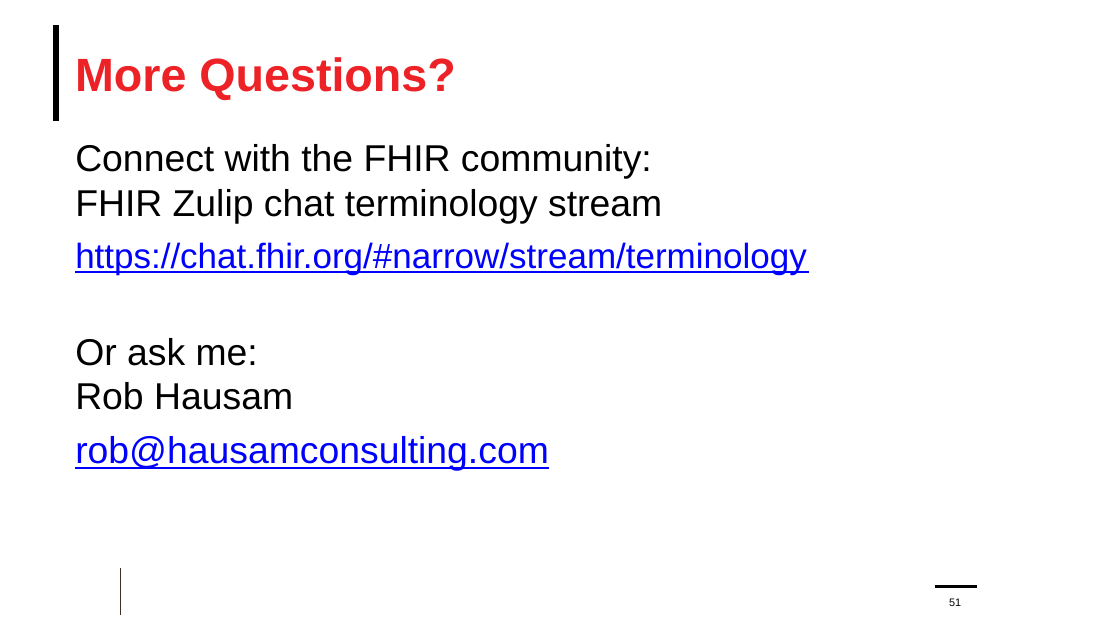
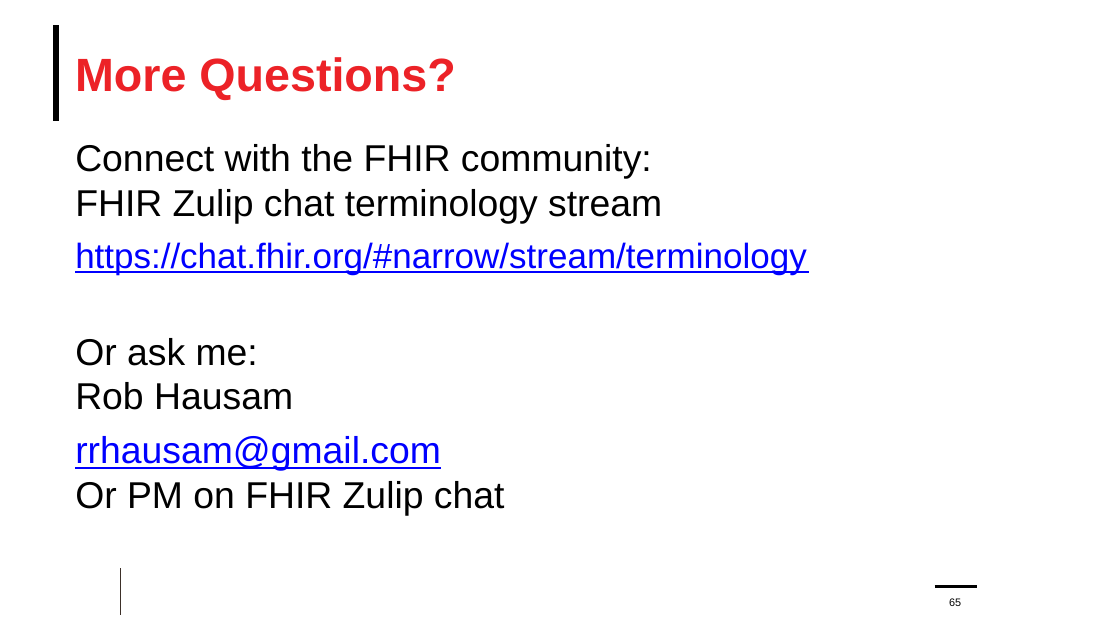
Before and after one commit to FHIR/documents, a slide deck: slide 65 of presentations/2021-11 Webinars/HL7 FHIR Terminology/FHIR-Terminology-Part-2-2021-12-01.pptx (slide 51 before the commit). Drawn at 1120x630 pixels with LibreOffice and Linux fonts; fonts in the diff are those of the drawing; background and template pictures are left out. Boxes give left, top, right and bottom in pixels: in the first picture for what was removed or moved away, otherwise in the second. Text is boxed around its words. In the diff, an @@ line names an element or a change of style, - is before the commit and + after.

```diff
--- a/presentations/2021-11 Webinars/HL7 FHIR Terminology/FHIR-Terminology-Part-2-2021-12-01.pptx
+++ b/presentations/2021-11 Webinars/HL7 FHIR Terminology/FHIR-Terminology-Part-2-2021-12-01.pptx
@@ text at box(75, 436, 505, 516): text changed; text colour #0000FF to #000000 @@
-rob@hausamconsulting.com
+rrhausam@gmail.com
+Or PM on FHIR Zulip chat
@@ page number at box(949, 598, 961, 606): text changed @@
-51
+65
```
Also in this commit, not shown: 13 other slides changed, 7 slides added, 2 slides removed.
